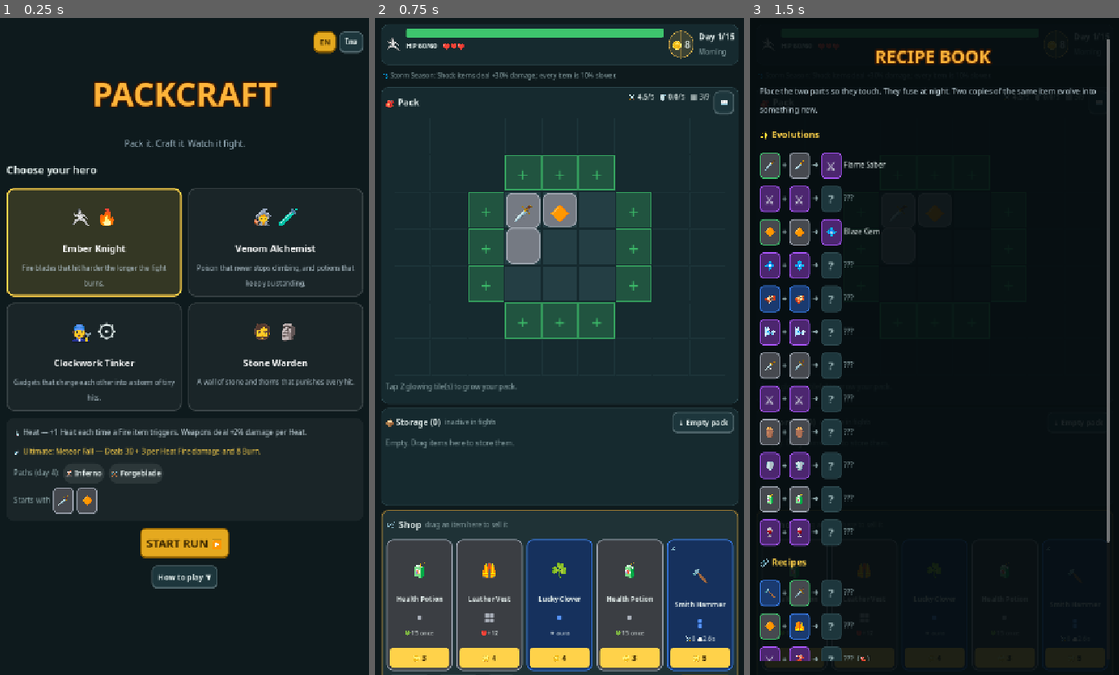
Above: before the commit, frames 1-3 (left to right).
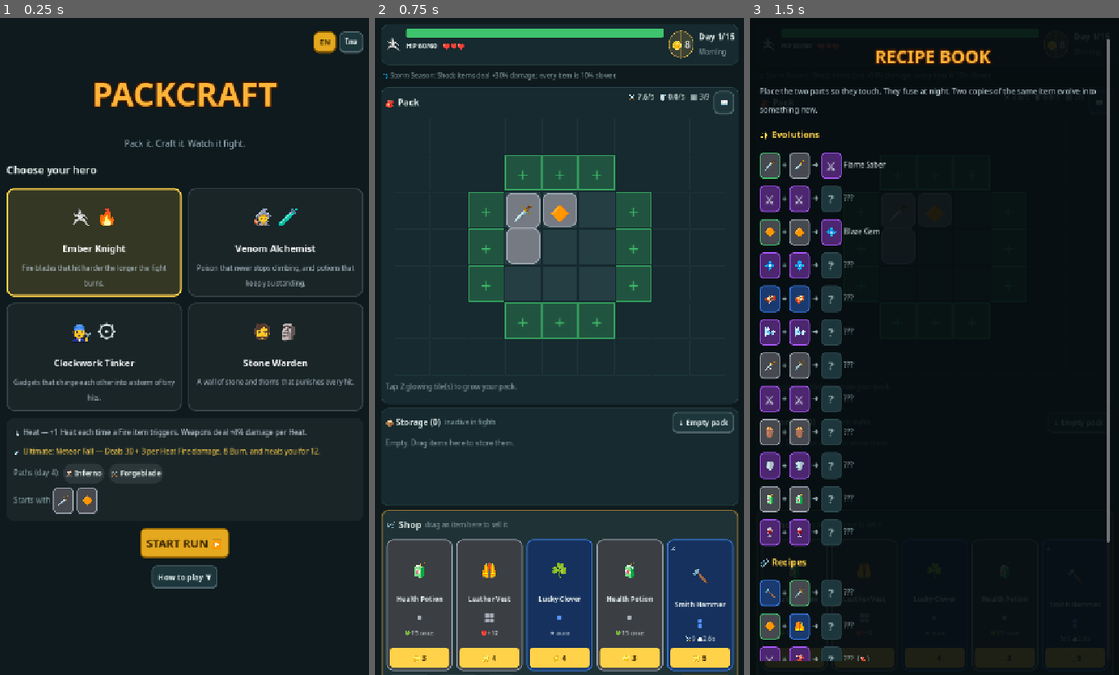
Above: after the commit, the same moments.

Repository: ballgorrawe/Packcraft
Game: Godot game, scene res://scenes/main.tscn
Same seed, same stepped clock (60 frames per second), same inputs: the game is played once before the commit and once after it.
Inputs:
- Up to frame 1 (0.25 s): no input
- Up to frame 2 (0.75 s): click "START RUN ▶" at 0.5 s
- Up to frame 3 (1.5 s): click "📖" at 1.25 s

The runs differ from the first frame. In frame 1, 0.2% of the frame differs, in the area x 59-87%, y 62-67%; in frame 2, less than 0.1%; in frame 3, less than 0.1%.

Commit message:
Balance v2 with bot sims; bot buys bag space; README for v2
- Difficulty knobs in data (foe_hp_mult 1.7, foe_atk_mult 1.4)
- Elite/Ambush: +1 pack tile (was +2); always-Elite now equals the normal route
- Magma Golem resists Shock (Fire hard-counter on day 5 was too early)
- Ember Knight: faster blades with small heals, Ultimate heals, Heat +4%
- Tinker damage up; Poison capped at 50; Thorns 70% reflect, max 25, ignores resist
- Fix: an empty element no longer counted as the enemy weakness
- sim_test: --losses, smarter placement, buys bags when the pack is full
- Result: bot wins 44/80, every class 45-70%

Co-Authored-By: Claude Opus 5.5 <noreply@anthropic.com>

Diff:
--- a/data/game_data.json
+++ b/data/game_data.json
@@ -3,8 +3,8 @@
 
  "statuses": {
   "burn":   {"n": "Burn",   "ic": "🔥", "col": "#ff8a3d", "side": "foe",  "el": "Fire",     "tick": 1.0, "dmg": 1.0, "decay": 1, "max": 60, "d": "Deals its stacks as damage every second, then loses 1 stack."},
-  "poison": {"n": "Poison", "ic": "☠️", "col": "#86efac", "side": "foe",  "el": "Nature",   "tick": 1.0, "dmg": 0.5, "decay": 0, "max": 80, "d": "Deals half its stacks as damage every second. Never wears off."},
-  "thorns": {"n": "Thorns", "ic": "🌵", "col": "#a3e635", "side": "hero", "el": "Physical", "tick": 0,   "dmg": 0,   "decay": 0, "max": 99, "reflect": 1.0, "d": "When you are hit, deal its stacks back to the attacker."}
+  "poison": {"n": "Poison", "ic": "☠️", "col": "#86efac", "side": "foe",  "el": "Nature",   "tick": 1.0, "dmg": 0.4, "decay": 0, "max": 50, "d": "Deals 0.4 damage per stack every second. Never wears off."},
+  "thorns": {"n": "Thorns", "ic": "🌵", "col": "#a3e635", "side": "hero", "el": "", "tick": 0,   "dmg": 0,   "decay": 0, "max": 25, "reflect": 0.7, "d": "When you are hit, deal 70% of its stacks back to the attacker (max 25 stacks). Ignores resistances."}
  },
 
  "classes": {
@@ -12,15 +12,15 @@
    "n": "Ember Knight", "ic": "🔥", "hero": "🤺", "d": "Fire blades that hit harder the longer the fight burns.",
    "st": [["ember_sword", 3, 2], ["fire_gem", 4, 2]],
    "bag": [[3,2],[4,2],[5,2],[3,3],[4,3],[5,3],[3,4],[4,4],[5,4]],
-   "res": {"id": "heat", "n": "Heat", "ic": "🌡️", "gain": "trigger_tag", "tag": "Fire", "per": 1, "eff": "dmg_pct_tag", "etag": "Weapon", "v": 0.02, "d": "+1 Heat each time a Fire item triggers. Weapons deal +2% damage per Heat."},
-   "ult": {"n": "Meteor Fall", "ic": "☄️", "need": 24, "on": {"dmg": 30, "dmg_per_res": 3, "el": "Fire", "st": {"burn": 8}}, "d": "Deals 30 + 3 per Heat Fire damage and 8 Burn."},
+   "res": {"id": "heat", "n": "Heat", "ic": "🌡️", "gain": "trigger_tag", "tag": "Fire", "per": 1, "eff": "dmg_pct_tag", "etag": "Weapon", "v": 0.04, "d": "+1 Heat each time a Fire item triggers. Weapons deal +4% damage per Heat."},
+   "ult": {"n": "Meteor Fall", "ic": "☄️", "need": 14, "on": {"dmg": 30, "dmg_per_res": 3, "el": "Fire", "st": {"burn": 8}, "heal": 12}, "d": "Deals 30 + 3 per Heat Fire damage, 8 Burn, and heals you for 12."},
    "paths": ["inferno", "forgeblade"]
   },
   "venom": {
    "n": "Venom Alchemist", "ic": "🧪", "hero": "🧙", "d": "Poison that never stops climbing, and potions that keep you standing.",
    "st": [["venom_vial", 3, 3], ["herb_pouch", 5, 3]],
    "bag": [[3,2],[4,2],[5,2],[3,3],[4,3],[5,3],[3,4],[4,4],[5,4]],
-   "res": {"id": "toxin", "n": "Toxin", "ic": "🧫", "gain": "poison_applied", "per": 5, "eff": "dot_pct", "v": 0.04, "d": "+1 Toxin per 5 Poison applied. Poison and Burn deal +4% damage per Toxin."},
+   "res": {"id": "toxin", "n": "Toxin", "ic": "🧫", "gain": "poison_applied", "per": 5, "eff": "dot_pct", "v": 0.03, "d": "+1 Toxin per 5 Poison applied. Poison and Burn deal +3% damage per Toxin."},
    "ult": {"n": "Plague Burst", "ic": "💥", "need": 24, "on": {"heal": 12}, "sp": "double_poison", "d": "Doubles the enemy's Poison and heals you for 12."},
    "paths": ["plague", "transmuter"]
   },
@@ -29,15 +29,15 @@
    "st": [["spark_pistol", 3, 3], ["battery", 4, 3]],
    "bag": [[3,2],[4,2],[5,2],[3,3],[4,3],[5,3],[3,4],[4,4],[5,4]],
    "res": {"id": "gears", "n": "Gears", "ic": "🔩", "gain": "trigger_tag", "tag": "Mech", "per": 3, "eff": "haste_pct", "v": 0.01, "cap": 0.4, "d": "+1 Gear per 3 Mech triggers. All items charge 1% faster per Gear (max 40%)."},
-   "ult": {"n": "Overdrive", "ic": "⚡", "need": 30, "on": {"haste": [0.5, 4]}, "sp": "full_charge", "d": "Every item charges fully, then +50% Haste for 4 seconds."},
+   "ult": {"n": "Overdrive", "ic": "⚡", "need": 24, "on": {"haste": [0.5, 4]}, "sp": "full_charge", "d": "Every item charges fully, then +50% Haste for 4 seconds."},
    "paths": ["overclock", "arsenal"]
   },
   "warden": {
    "n": "Stone Warden", "ic": "🗿", "hero": "🧔", "d": "A wall of stone and thorns that punishes every hit.",
    "st": [["stone_shield", 3, 2], ["rock_club", 5, 2]],
    "bag": [[3,2],[4,2],[5,2],[3,3],[4,3],[5,3],[3,4],[4,4],[5,4]],
-   "res": {"id": "guard", "n": "Guard", "ic": "🪨", "gain": "shield_gained", "per": 10, "eff": "reflect", "v": 1, "d": "+1 Guard per 10 Shield gained. Each Guard deals 1 damage back when you are hit."},
-   "ult": {"n": "Earthshatter", "ic": "🌋", "need": 20, "on": {"el": "Physical"}, "sp": "shield_slam", "d": "Deals damage equal to twice your Shield."},
+   "res": {"id": "guard", "n": "Guard", "ic": "🪨", "gain": "shield_gained", "per": 10, "eff": "reflect", "v": 0.5, "d": "+1 Guard per 10 Shield gained. Each Guard deals 0.5 damage back when you are hit."},
+   "ult": {"n": "Earthshatter", "ic": "🌋", "need": 16, "on": {"el": "Physical"}, "sp": "shield_slam", "d": "Deals damage equal to twice your Shield."},
    "paths": ["thorns", "colossus"]
   }
  },
@@ -54,17 +54,17 @@
  },
 
  "items": {
-  "ember_sword":   {"n": "Ember Sword",   "ic": "🗡️", "t": 0, "lv": 1, "cost": 4, "cl": "ember", "shop": 1, "c": [[0,0],[0,1]], "tags": ["Weapon","Melee","Fire"], "cd": 2.0, "on": {"dmg": 5, "el": "Fire", "st": {"burn": 1}}, "evo": "flame_saber"},
-  "flame_saber":   {"n": "Flame Saber",   "ic": "⚔️", "t": 2, "lv": 2, "cost": 10, "cl": "ember", "shop": 1, "c": [[0,0],[0,1],[0,2]], "tags": ["Weapon","Melee","Fire"], "cd": 2.0, "on": {"dmg": 10, "el": "Fire", "crit": 0.15, "st": {"burn": 2}}, "evo": "sunblade"},
-  "sunblade":      {"n": "Sunblade",      "ic": "🌞", "t": 3, "lv": 3, "cost": 18, "cl": "ember", "shop": 0, "c": [[0,0],[0,1],[0,2]], "tags": ["Weapon","Melee","Fire"], "cd": 1.8, "on": {"dmg": 16, "el": "Fire", "crit": 0.25, "critx": 2.5, "st": {"burn": 4}}},
-  "fire_gem":      {"n": "Fire Gem",      "ic": "🔶", "t": 0, "lv": 1, "cost": 3, "cl": "ember", "shop": 1, "c": [[0,0]], "tags": ["Gem","Fire"], "cd": 0, "adj": [{"tag": "Fire", "k": "dmg", "v": 2}], "evo": "blaze_gem"},
+  "ember_sword":   {"n": "Ember Sword",   "ic": "🗡️", "t": 0, "lv": 1, "cost": 4, "cl": "ember", "shop": 1, "c": [[0,0],[0,1]], "tags": ["Weapon","Melee","Fire"], "cd": 1.8, "on": {"dmg": 6, "el": "Fire", "heal": 1, "st": {"burn": 2}}, "evo": "flame_saber"},
+  "flame_saber":   {"n": "Flame Saber",   "ic": "⚔️", "t": 2, "lv": 2, "cost": 10, "cl": "ember", "shop": 1, "c": [[0,0],[0,1],[0,2]], "tags": ["Weapon","Melee","Fire"], "cd": 1.8, "on": {"dmg": 11, "el": "Fire", "heal": 2, "crit": 0.15, "st": {"burn": 3}}, "evo": "sunblade"},
+  "sunblade":      {"n": "Sunblade",      "ic": "🌞", "t": 3, "lv": 3, "cost": 18, "cl": "ember", "shop": 0, "c": [[0,0],[0,1],[0,2]], "tags": ["Weapon","Melee","Fire"], "cd": 1.8, "on": {"dmg": 16, "el": "Fire", "heal": 3, "crit": 0.25, "critx": 2.5, "st": {"burn": 4}}},
+  "fire_gem":      {"n": "Fire Gem",      "ic": "🔶", "t": 0, "lv": 1, "cost": 3, "cl": "ember", "shop": 1, "c": [[0,0]], "tags": ["Gem","Fire"], "cd": 0, "adj": [{"tag": "Fire", "k": "dmg", "v": 3}], "evo": "blaze_gem"},
   "blaze_gem":     {"n": "Blaze Gem",     "ic": "💠", "t": 2, "lv": 2, "cost": 8, "cl": "ember", "shop": 1, "c": [[0,0]], "tags": ["Gem","Fire"], "cd": 0, "adj": [{"tag": "Fire", "k": "dmg", "v": 4}, {"tag": "Fire", "k": "burn", "v": 1}], "evo": "phoenix_gem"},
   "phoenix_gem":   {"n": "Phoenix Gem",   "ic": "🐦‍🔥", "t": 3, "lv": 3, "cost": 16, "cl": "ember", "shop": 0, "c": [[0,0]], "tags": ["Gem","Fire"], "cd": 0, "adj": [{"tag": "Fire", "k": "dmg", "v": 6}, {"tag": "Fire", "k": "burn", "v": 2}], "pass": {"regen": 1}},
   "bellows":       {"n": "Bellows",       "ic": "🪗", "t": 1, "lv": 1, "cost": 5, "cl": "ember", "shop": 1, "c": [[0,0],[1,0]], "tags": ["Tool","Fire"], "cd": 3.0, "on": {"charge": 0.6}, "evo": "forge_bellows"},
   "forge_bellows": {"n": "Forge Bellows", "ic": "🌬️", "t": 2, "lv": 2, "cost": 10, "cl": "ember", "shop": 1, "c": [[0,0],[1,0]], "tags": ["Tool","Fire"], "cd": 2.5, "on": {"charge": 1.0, "haste": [0.1, 2]}, "evo": "dragon_lung"},
   "dragon_lung":   {"n": "Dragon Lung",   "ic": "🐉", "t": 3, "lv": 3, "cost": 18, "cl": "ember", "shop": 0, "c": [[0,0],[0,1],[1,1]], "tags": ["Tool","Fire"], "cd": 2.5, "on": {"charge": 1.4, "dmg": 6, "el": "Fire", "st": {"burn": 2}}},
-  "smith_hammer":  {"n": "Smith Hammer",  "ic": "🔨", "t": 1, "lv": 1, "cost": 5, "cl": "ember", "shop": 1, "c": [[0,0],[0,1]], "tags": ["Weapon","Melee"], "cd": 2.6, "on": {"dmg": 8, "el": "Physical"}, "adj": [{"tag": "Weapon", "k": "dmg", "v": 1}]},
-  "ash_plate":     {"n": "Ash Plate",     "ic": "🦺", "t": 1, "lv": 1, "cost": 5, "cl": "ember", "shop": 1, "c": [[0,0],[1,0],[0,1],[1,1]], "tags": ["Armor"], "cd": 4.0, "on": {"shield": 6}, "pass": {"hp": 10}},
+  "smith_hammer":  {"n": "Smith Hammer",  "ic": "🔨", "t": 1, "lv": 1, "cost": 5, "cl": "ember", "shop": 1, "c": [[0,0],[0,1]], "tags": ["Weapon","Melee"], "cd": 2.6, "on": {"dmg": 9, "el": "Physical"}, "adj": [{"tag": "Weapon", "k": "dmg", "v": 1}]},
+  "ash_plate":     {"n": "Ash Plate",     "ic": "🦺", "t": 1, "lv": 1, "cost": 5, "cl": "ember", "shop": 1, "c": [[0,0],[1,0],[0,1],[1,1]], "tags": ["Armor"], "cd": 4.0, "on": {"shield": 8}, "pass": {"hp": 15}},
   "magma_hammer":  {"n": "Magma Hammer",  "ic": "🌋", "t": 2, "lv": 2, "cost": 12, "cl": "ember", "shop": 0, "c": [[0,0],[0,1],[1,1]], "tags": ["Weapon","Melee","Fire"], "cd": 2.8, "on": {"dmg": 14, "el": "Fire", "st": {"burn": 3}}},
   "ember_mail":    {"n": "Ember Mail",    "ic": "🧥", "t": 2, "lv": 2, "cost": 12, "cl": "ember", "shop": 0, "c": [[0,0],[1,0],[0,1],[1,1]], "tags": ["Armor","Fire"], "cd": 3.5, "on": {"shield": 9}, "pass": {"hp": 15}, "adj": [{"tag": "Fire", "k": "burn", "v": 1}]},
   "cinder_heart":  {"n": "Cinder Heart",  "ic": "❤️‍🔥", "t": 2, "lv": 2, "cost": 0, "cl": "ember", "shop": 0, "relic":  …(213 unchanged characters)…
@@ -91,19 +91,19 @@
   "mother_of_rot": {"n": "Mother of Rot", "ic": "🕷️", "t": 4, "lv": 4, "cost": 30, "cl": "venom", "shop": 0, "c": [[0,0],[1,0],[0,1],[1,1],[0,2]], "tags": ["Potion","Nature"], "cd": 2.0, "on": {"st": {"poison": 8}}, "sp": "poison_crit", "d": "Poison damage can crit: 25% chance for triple damage."},
   "philosophers_engine": {"n": "Philosopher's Engine", "ic": "🔮", "t": 4, "lv": 4, "cost": 30, "cl": "venom", "shop": 0 …(248 unchanged characters)…
 
-  "spark_pistol":  {"n": "Spark Pistol",  "ic": "🔫", "t": 0, "lv": 1, "cost": 4, "cl": "tinker", "shop": 1, "c": [[0,0],[1,0]], "tags": ["Weapon","Ranged","Mech","Shock"], "cd": 1.6, "on": {"dmg": 3, "el": "Shock"}, "evo": "volt_rifle"},
-  "volt_rifle":    {"n": "Volt Rifle",    "ic": "📡", "t": 2, "lv": 2, "cost": 10, "cl": "tinker", "shop": 1, "c": [[0,0],[1,0],[2,0]], "tags": ["Weapon","Ranged","Mech","Shock"], "cd": 1.4, "on": {"dmg": 6, "el": "Shock", "crit": 0.15}, "evo": "storm_cannon"},
-  "storm_cannon":  {"n": "Storm Cannon",  "ic": "🌩️", "t": 3, "lv": 3, "cost": 18, "cl": "tinker", "shop": 0, "c": [[0,0],[1,0],[2,0],[2,1]], "tags": ["Weapon","Ranged","Mech","Shock"], "cd": 1.3, "on": {"dmg": 10, "el": "Shock", "crit": 0.25}},
+  "spark_pistol":  {"n": "Spark Pistol",  "ic": "🔫", "t": 0, "lv": 1, "cost": 4, "cl": "tinker", "shop": 1, "c": [[0,0],[1,0]], "tags": ["Weapon","Ranged","Mech","Shock"], "cd": 1.6, "on": {"dmg": 4, "el": "Shock"}, "evo": "volt_rifle"},
+  "volt_rifle":    {"n": "Volt Rifle",    "ic": "📡", "t": 2, "lv": 2, "cost": 10, "cl": "tinker", "shop": 1, "c": [[0,0],[1,0],[2,0]], "tags": ["Weapon","Ranged","Mech","Shock"], "cd": 1.4, "on": {"dmg": 8, "el": "Shock", "crit": 0.15}, "evo": "storm_cannon"},
+  "storm_cannon":  {"n": "Storm Cannon",  "ic": "🌩️", "t": 3, "lv": 3, "cost": 18, "cl": "tinker", "shop": 0, "c": [[0,0],[1,0],[2,0],[2,1]], "tags": ["Weapon","Ranged","Mech","Shock"], "cd": 1.3, "on": {"dmg": 13, "el": "Shock", "crit": 0.25}},
   "battery":       {"n": "Battery",       "ic": "🔋", "t": 0, "lv": 1, "cost": 3, "cl": "tinker", "shop": 1, "c": [[0,0]], "tags": ["Mech","Tool"], "cd": 2.5, "on": {"charge": 0.5}, "evo": "capacitor"},
   "capacitor":     {"n": "Capacitor",     "ic": "🧲", "t": 2, "lv": 2, "cost": 9, "cl": "tinker", "shop": 1, "c": [[0,0]], "tags": ["Mech","Tool"], "cd": 2.0, "on": {"charge": 0.8}, "evo": "tesla_core"},
   "tesla_core":    {"n": "Tesla Core",    "ic": "⚛️", "t": 3, "lv": 3, "cost": 17, "cl": "tinker", "shop": 0, "c": [[0,0],[0,1]], "tags": ["Mech","Tool","Shock"], "cd": 2.0, "on": {"charge": 1.0, "dmg": 5, "el": "Shock"}},
-  "mini_turret":   {"n": "Mini Turret",   "ic": "🗼", "t": 1, "lv": 1, "cost": 5, "cl": "tinker", "shop": 1, "c": [[0,0],[0,1]], "tags": ["Turret","Mech"], "cd": 1.2, "on": {"dmg": 2, "el": "Physical"}, "evo": "gatling_turret"},
-  "gatling_turret":{"n": "Gatling Turret","ic": "🏗️", "t": 2, "lv": 2, "cost": 10, "cl": "tinker", "shop": 1, "c": [[0,0],[0,1]], "tags": ["Turret","Mech"], "cd": 0.9, "on": {"dmg": 3, "el": "Physical"}, "evo": "doom_turret"},
-  "doom_turret":   {"n": "Doom Turret",   "ic": "🏰", "t": 3, "lv": 3, "cost": 18, "cl": "tinker", "shop": 0, "c": [[0,0],[1,0],[0,1],[1,1]], "tags": ["Turret","Mech"], "cd": 0.7, "on": {"dmg": 5, "el": "Physical"}},
+  "mini_turret":   {"n": "Mini Turret",   "ic": "🗼", "t": 1, "lv": 1, "cost": 5, "cl": "tinker", "shop": 1, "c": [[0,0],[0,1]], "tags": ["Turret","Mech"], "cd": 1.2, "on": {"dmg": 3, "el": "Physical"}, "evo": "gatling_turret"},
+  "gatling_turret":{"n": "Gatling Turret","ic": "🏗️", "t": 2, "lv": 2, "cost": 10, "cl": "tinker", "shop": 1, "c": [[0,0],[0,1]], "tags": ["Turret","Mech"], "cd": 0.9, "on": {"dmg": 4, "el": "Physical"}, "evo": "doom_turret"},
+  "doom_turret":   {"n": "Doom Turret",   "ic": "🏰", "t": 3, "lv": 3, "cost": 18, "cl": "tinker", "shop": 0, "c": [[0,0],[1,0],[0,1],[1,1]], "tags": ["Turret","Mech"], "cd": 0.7, "on": {"dmg": 7, "el": "Physical"}},
   "gear_box":      {"n": "Gear Box",      "ic": "⚙️", "t": 0, "lv": 1, "cost": 3, "cl": "tinker", "shop": 1, "c": [[0,0]], "tags": ["Mech"], "cd": 0, "adj": [{"tag": "Mech", "k": "cdr", "v": 0.1}]},
   "steam_plate":   {"n": "Steam Plate",   "ic": "🛡️", "t": 1, "lv": 1, "cost": 5, "cl": "tinker", "shop": 1, "c": [[0,0],[1,0],[0,1],[1,1]], "tags": ["Armor","Mech"], "cd": 3.5, "on": {"shield": 6}},
   "oil_can":       {"n": "Oil Can",       "ic": "🛢️", "t": 1, "lv": 1, "cost": 4, "cl": "tinker", "shop": 1, "c": [[0,0]], "tags": ["Tool","Mech"], "cd": 5.0, "on": {"haste": [0.15, 3]}},
-  "arc_repeater":  {"n": "Arc Repeater",  "ic": "🔌", "t": 2, "lv": 2, "cost": 12, "cl": "tinker", "shop": 0, "c": [[0,0],[1,0]], "tags": ["Weapon","Ranged","Mech","Shock"], "cd": 1.0, "on": {"dmg": 4, "el": "Shock"}},
+  "arc_repeater":  {"n": "Arc Repeater",  "ic": "🔌", "t": 2, "lv": 2, "cost": 12, "cl": "tinker", "shop": 0, "c": [[0,0],[1,0]], "tags": ["Weapon","Ranged","Mech","Shock"], "cd": 1.0, "on": {"dmg": 5, "el": "Shock"}},
   "overclock_chip":{"n": "Overclock Chip","ic": "💾", "t": 2, "lv": 2, "cost": 12, "cl": "tinker", "shop": 0, "c": [[0,0]], "tags": ["Mech","Tool"], "cd": 3.0, "on": {"charge": 0.6, "haste": [0.2, 2]}},
   "flux_coil":     {"n": "Flux Coil",     "ic": "🌀", "t": 2, "lv": 2, "cost": 0, "cl": "tinker", "shop": 0, "relic": 1, "c": [[0,0]], "tags": ["Relic","Mech"], "cd": 0, "sp": "charge_chain", "d": "Whenever any item triggers, Mech items touching it gain 0.2s of charge."},
   "turret_plans":  {"n": "Turret Plans",  "ic": "📜", "t": 2, "lv": 2, "cost": 0, "cl": "tinker", "shop": 0, "relic": 1, "c": [[0,0]], "tags": ["Relic"], "cd": 0, "sp": "turret_count", "d": "Turrets deal +1 damage for every Turret in your pack."},
@@ -113,7 +113,7 @@
   "stone_shield":  {"n": "Stone Shield",  "ic": "🪨", "t": 0, "lv": 1, "cost": 4, "cl": "warden", "shop": 1, "c": [[0,0],[0,1]], "tags": ["Armor","Shield"], "cd": 3.0, "on": {"shield": 5}, "evo": "granite_shield"},
   "granite_shield":{"n": "Granite Shield","ic": "🛡️", "t": 2, "lv": 2, "cost": 10, "cl": "warden", "shop": 1, "c": [[0,0],[0,1],[0,2]], "tags": ["Armor","Shield"], "cd": 3.0, "on": {"shield": 9, "st": {"thorns": 1}}, "evo": "mountain_aegis"},
   "mountain_aegis":{"n": "Mountain Aegis","ic": "🏔️", "t": 3, "lv": 3, "cost": 18, "cl": "warden", "shop": 0, "c": [[0,0],[1,0],[0,1],[1,1]], "tags": ["Armor","Shield"], "cd": 3.0, "on": {"shield": 14, "st": {"thorns": 2}}},
-  "rock_club":     {"n": "Rock Club",     "ic": "🏏", "t": 0, "lv": 1, "cost": 4, "cl": "warden", "shop": 1, "c": [[0,0],[0,1],[0,2]], "tags": ["Weapon","Melee"], "cd": 2.4, "on": {"dmg": 6, "el": "Physical"}, "evo": "boulder_maul"},
+  "rock_club":     {"n": "Rock Club",     "ic": "🏏", "t": 0, "lv": 1, "cost": 4, "cl": "warden", "shop": 1, "c": [[0,0],[0,1],[0,2]], "tags": ["Weapon","Melee"], "cd": 2.4, "on": {"dmg": 7, "el": "Physical"}, "evo": "boulder_maul"},
   "boulder_maul":  {"n": "Boulder Maul",  "ic": "🔨", "t": 2, "lv": 2, "cost": 10, "cl": "warden", "shop": 1, "c": [[0,0],[0,1],[0,2]], "tags": ["Weapon","Melee"], "cd": 2.6, "on": {"dmg": 12, "el": "Physical"}, "evo": "quake_hammer"},
   "quake_hammer":  {"n": "Quake Hammer",  "ic": "⚒️", "t": 3, "lv": 3, "cost": 18, "cl": "warden", "shop": 0, "c": [[0,0],[1,0],[0,1],[0,2]], "tags": ["Weapon","Melee"], "cd": 2.8, "on": {"dmg": 18, "el": "Physical"}, "sp": "shield_dmg", "d": "Also deals 25% of your current Shield as damage."},
   "thorn_vine":    {"n": "Thorn Vine",    "ic": "🌱", "t": 1, "lv": 1, "cost": 4, "cl": "warden", "shop": 1, "c": [[0,0]], "tags": ["Plant","Nature"], "cd": 4.0, "on": {"st": {"thorns": 2}}, "evo": "bramble_wreath"},
@@ -121,7 +121,7 @@
   "briar_crown":   {"n": "Briar Crown",   "ic": "🌵", "t": 3, "lv": 3, "cost": 17, "cl": "warden", "shop": 0, "c": [[0,0],[1,0]], "tags": ["Plant","Nature"], "cd": 3.0, "on": {"st": {"thorns": 5}}},
   "moss_charm":    {"n": "Moss Charm",    "ic": "🍀", "t": 0, "lv": 1, "cost": 3, "cl": "warden", "shop": 1, "c": [[0,0]], "tags": ["Charm","Nature"], "cd": 0, "pass": {"hp": 5, "regen": 0.6}},
   "root_ring":     {"n": "Root Ring",     "ic": "💍", "t": 1, "lv": 1, "cost": 4, "cl": "warden", "shop": 1, "c": [[0,0]], "tags": ["Charm"], "cd": 0, "pass": {"hp": 15}},
-  "granite_wall":  {"n": "Granite Wall",  "ic": "🧱", "t": 1, "lv": 1, "cost": 5, "cl": "warden", "shop": 1, "c": [[0,0],[1,0],[0,1],[1,1]], "tags": ["Armor"], "cd": 5.0, "on": {"shield": 12}},
+  "granite_wall":  {"n": "Granite Wall",  "ic": "🧱", "t": 1, "lv": 1, "cost": 5, "cl": "warden", "shop": 1, "c": [[0,0],[1,0],[0,1],[1,1]], "tags": ["Armor"], "cd": 5.0, "on": {"shield": 10}},
   "living_shield": {"n": "Living Shield", "ic": "🌳", "t": 2, "lv": 2, "cost": 12, "cl": "warden", "shop": 0, "c": [[0,0],[0,1]], "tags": ["Armor","Shield","Nature"], "cd": 3.0, "on": {"shield": 7, "heal": 2}},
   "spiked_club":   {"n": "Spiked Club",   "ic": "🦯", "t": 2, "lv": 2, "cost": 12, "cl": "warden", "shop": 0, "c": [[0,0],[0,1],[0,2]], "tags": ["Weapon","Melee"], "cd": 2.4, "on": {"dmg": 9, "el": "Physical", "st": {"thorns": 1}}},
   "bramble_seed":  {"n": "Bramble Seed",  "ic": "🌰", "t": 2, "lv": 2, "cost": 0, "cl": "warden", "shop": 0, "relic": 1, "c": [[0,0]], "tags": ["Relic","Nature"], "cd": 0, "pass": {"thorns": 3}, "sp": "thorn_grow", "d": "Each time you are hit, gain 1 Thorns."},
@@ -169,9 +169,11 @@
  ],
 
  "path_day": 4,
+ "foe_hp_mult": 1.7,
+ "foe_atk_mult": 1.4,
 
  "bosses": [
-  {"d": 5,  "n": "Magma Golem",  "hp": 220, "atk": 6.4,  "cd": 1.5, "imm": "Fire",   "weak": "Nature"},
+  {"d": 5,  "n": "Magma Golem",  "hp": 220, "atk": 6.4,  "cd": 1.5, "imm": "Shock",  "weak": "Nature"},
   {"d": 10, "n": "Frost Wraith", "hp": 400, "atk": 9.0,  "cd": 1.4, "imm": "Physical", "weak": "Fire"},
   {"d": 15, "n": "Stone Titan",  "hp": 545, "atk": 11.3, "cd": 1.5, "imm": "Nature", "weak": "Shock"}
  ],
--- a/scripts/core/combat_sim.gd
+++ b/scripts/core/combat_sim.gd
@@ -389,12 +389,12 @@
 	if rd.eff == "reflect":
 		total += rd.v * resv
 	if sp.has("thorn_grow"):
-		hs["thorns"] = minf(30.0, hs.get("thorns", 0.0) + 1)
+		add_status("thorns", 1)
 	if total <= 0:
 		return
 	var times := 2 if sp.has("thorns_double") else 1
 	for _t in times:
-		var v := damage(null, total, "Physical", 0, 2, "🌵")
+		var v := damage(null, total, GameData.statuses.thorns.el, 0, 2, "🌵")
 		stat_dmg["thorns"] = stat_dmg.get("thorns", 0.0) + v
 
 
--- a/scripts/core/game_data.gd
+++ b/scripts/core/game_data.gd
@@ -18,6 +18,8 @@
 static var paths := {}
 static var statuses := {}
 static var path_day := 4
+static var foe_hp_mult := 1.0       # global difficulty knobs (enemies and bosses)
+static var foe_atk_mult := 1.0
 static var bosses: Array = []
 static var mods: Array = []
 static var traits := {}
@@ -76,8 +78,10 @@
 	for k in d.paths:
 		paths[k] = d.paths[k]
 	path_day = int(d.get("path_day", 4))
+	foe_hp_mult = float(d.get("foe_hp_mult", 1.0))
+	foe_atk_mult = float(d.get("foe_atk_mult", 1.0))
 	for b in d.bosses:
-		bosses.append({"d": int(b.d), "n": b.n, "hp": float(b.hp), "atk": float(b.atk), "cd": float(b.cd), "imm": b.imm, "weak": b.weak, "tier": "boss", "tr": ""})
+		bosses.append({"d": int(b.d), "n": b.n, "hp": roundf(float(b.hp) * float(d.get("foe_hp_mult", 1.0))), "atk": snappedf(float(b.atk) * float(d.get("foe_atk_mult", 1.0)), 0.1), "cd": float(b.cd), "imm": b.imm, "weak": b.weak, "tier": "boss", "tr": ""})
 	mods = d.mods
 	traits = d.traits
 	for h in d.hazards:
--- a/scripts/core/run_state.gd
+++ b/scripts/core/run_state.gd
@@ -467,7 +467,7 @@
 
 func enemy_hp(d: int) -> int:
 	var base := 4.0 + 4.6 * d if d <= 5 else 27.0 + 3.5 * (d - 5)
-	return roundi(base * minf(6.0, 3.8 + 0.5 * d))
+	return roundi(base * minf(6.0, 3.8 + 0.5 * d) * GameData.foe_hp_mult)
 
 
 func enemy_atk(d: int) -> float:
@@ -481,7 +481,7 @@
 			var y: float = am[i][1]
 			m = x + (y - x) * (d - a) / (b - a)
 			break
-	return (3.0 + 0.55 * d + 0.01 * d * d) * m
+	return (3.0 + 0.55 * d + 0.01 * d * d) * m * GameData.foe_atk_mult
 
 
 func foe_base(elite: bool) -> Dictionary:
@@ -781,8 +781,8 @@
 					expand += 4
 					r.lines.append(I18n.t("🎒 Boss reward: +4 pack tiles."))
 				if n.k == "elite" or n.k == "ambush":
-					expand += 2
-					r.lines.append(I18n.t("🎒 Spoils: +2 pack tiles."))
+					expand += 1
+					r.lines.append(I18n.t("🎒 Spoils: +1 pack tile."))
 				var id := loot_for(n.k)
 				if id != "":
 					items.append(make_item(id, "storage"))
@@ -842,7 +842,7 @@
 static func elem_mult(e: Dictionary, dt: String) -> float:
 	if dt != "" and dt == e.imm:
 		return RESIST
-	if dt == e.weak:
+	if dt != "" and dt == e.weak:
 		return 1.5
 	return 1.0
 
--- a/scripts/main.gd
+++ b/scripts/main.gd
@@ -780,7 +780,7 @@
 		if e.tr != "": badges.append(GameData.traits[e.tr].ic + " " + tr(GameData.traits[e.tr].n))
 		badges.append(("🎁 " + tr("loot")) if n.k != "combat" else ("🎲 " + tr("25% loot")))
 		if n.k in ["elite", "ambush"]:
-			badges.append("🎒+2 · " + tr("lose: no gold"))
+			badges.append("🎒+1 · " + tr("lose: no gold"))
 	else:
 		icon = k[0]
 		nm = tr({"forge": "Forge", "camp": "Campfire", "shrine": "Dark Shrine", "tailor": "Tailor"}[n.k])
--- a/tests/sim_test.gd
+++ b/tests/sim_test.gd
@@ -4,9 +4,11 @@
 ## Options after `--`:  --greedy  take Elite/Ambush fights whenever offered (snowball check)
 ##                      --runs=N  runs per class (default 5)
 ##                      --quiet   only print the summary
+##                      --losses  print every lost fight with the pack's numbers
 
 var greedy := false
 var quiet := false
+var losses := false
 
 
 func _init() -> void:
@@ -16,6 +18,8 @@
 	for a in OS.get_cmdline_user_args():
 		if a == "--greedy":
 			greedy = true
+		elif a == "--losses":
+			losses = true
 		elif a == "--quiet":
 			quiet = true
 		elif a.begins_with("--runs="):
@@ -53,6 +57,9 @@
 					assert(cs.done, "combat did not finish")
 					ults += cs.ults
 					fights += 1
+					if losses and not cs.won:
+						var pr := r.pack_rates()
+						print("  LOSS %s day %d vs %s (%s, %d hp, %.1f atk, resist %s) pack %.1f dps %.1f shield/s, hp %d/%d, items %d, enemy left %d" % [cls, r.day, r.nodes[best].e.n, r.nodes[best].k, r.nodes[best].e.hp, r.nodes[best].e.atk, r.nodes[best].e.imm, pr.x, pr.y, r.hp, r.mhp, r.grid_items().size(), cs.ehp])
 					r.go_night(r.nodes[best], cs.won, cs)
 				for l in r.result.lines:
 					if l.begins_with("✨ Evolution"):
@@ -77,6 +84,15 @@
 
 
 func _bot_morning(r: RunState) -> void:
+	# a player grows the pack once it fills up: buy bag space first
+	var used := 0
+	for i in r.grid_items():
+		used += i.cells().size()
+	if r.tiles.size() + r.expand - used < 4:
+		for i in r.shop.size():
+			if r.shop[i].has("bag") and r.shop[i].price <= r.gold:
+				r.buy_bag(i)
+				break
 	# unlock tiles next to the pack
 	var tries := 0
 	while r.expand > 0 and tries < 300:
